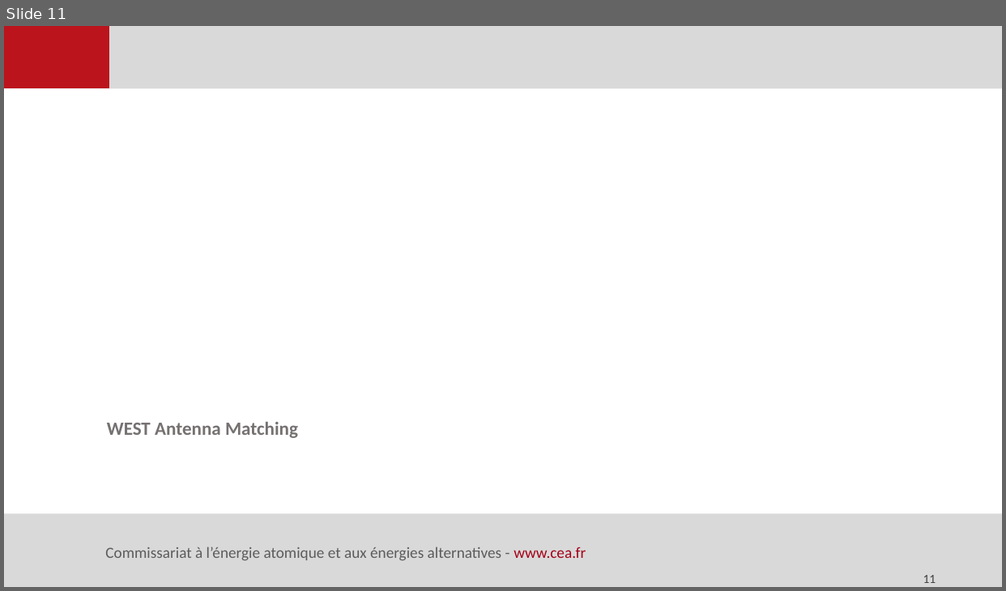
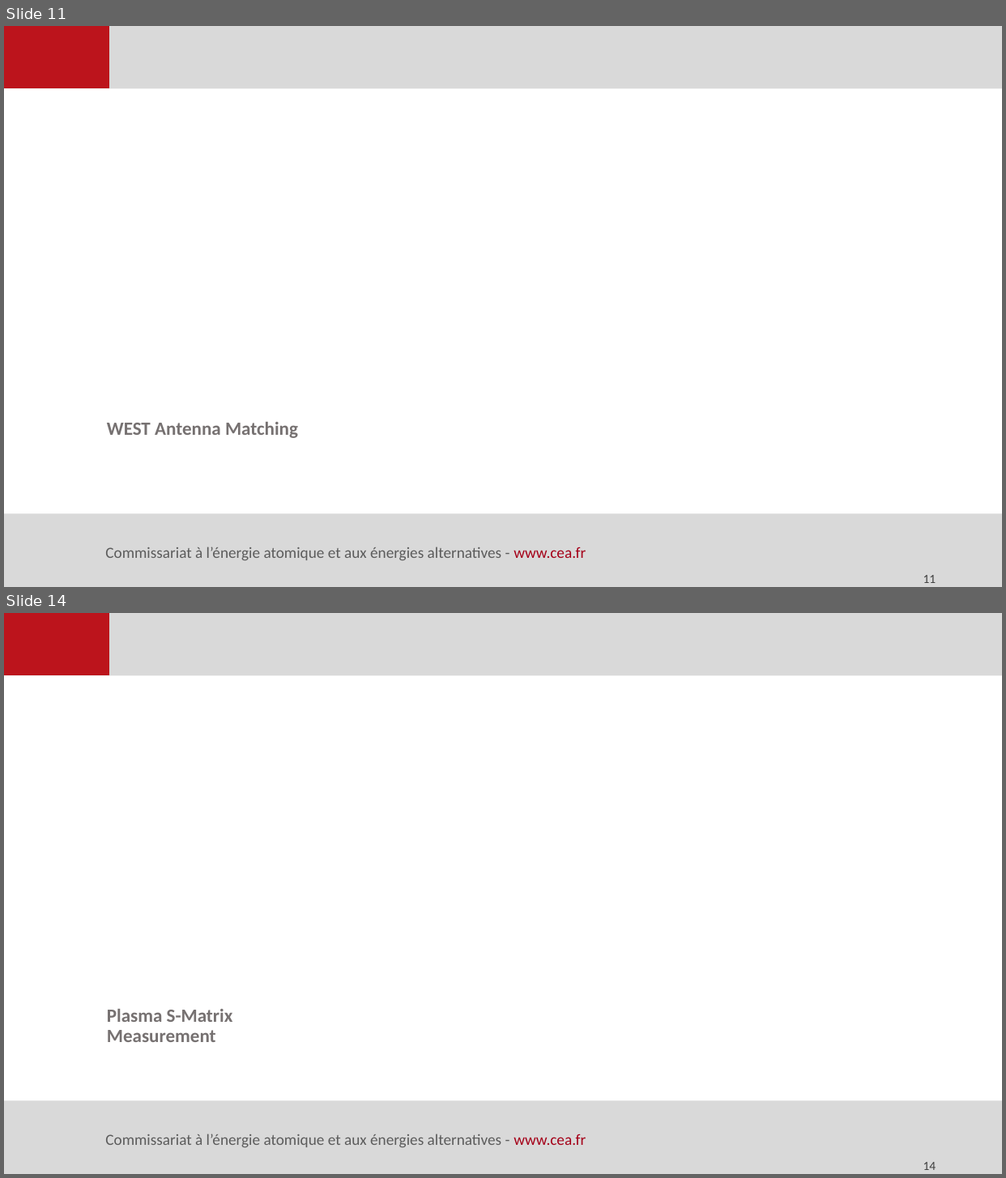
Before and after one commit to jhillairet/WEST_IC_antenna, a slide deck: doc/WEST_Antenna_Circuit_Model.pptx. Shown one above the other, each under a label of ours: slide 11 before the commit, slides 11 and 14 after it; the slides between them are not shown. The pictures are 1006x591 and 1006x1178 pixels, drawn with LibreOffice and Linux fonts; fonts in the diff are those of the drawing; background and template pictures are left out. Boxes give left, top, right and bottom in pixels: in the first picture for what was removed or moved away, otherwise in the second. Text is boxed around its words. In the diff, an @@ line names an element or a change of style, - is before the commit and + after.

```diff
--- a/doc/WEST_Antenna_Circuit_Model.pptx
+++ b/doc/WEST_Antenna_Circuit_Model.pptx
@@ slide 14 added at <box>4,613,1002,1174</box>, background picture (left out); not listed: 6 template elements that a slide beside it also shows @@
@@ text added at <box>107,1009,233,1042</box>, 18 pt, text #767171, bold @@
+Plasma S-Matrix Measurement
@@ page number added at <box>923,1162,936,1170</box>, 12 pt, text #3F3F3F @@
+14
```
Also in this commit, not shown: 11 slides changed, 1 other slide added, 4 other files.
